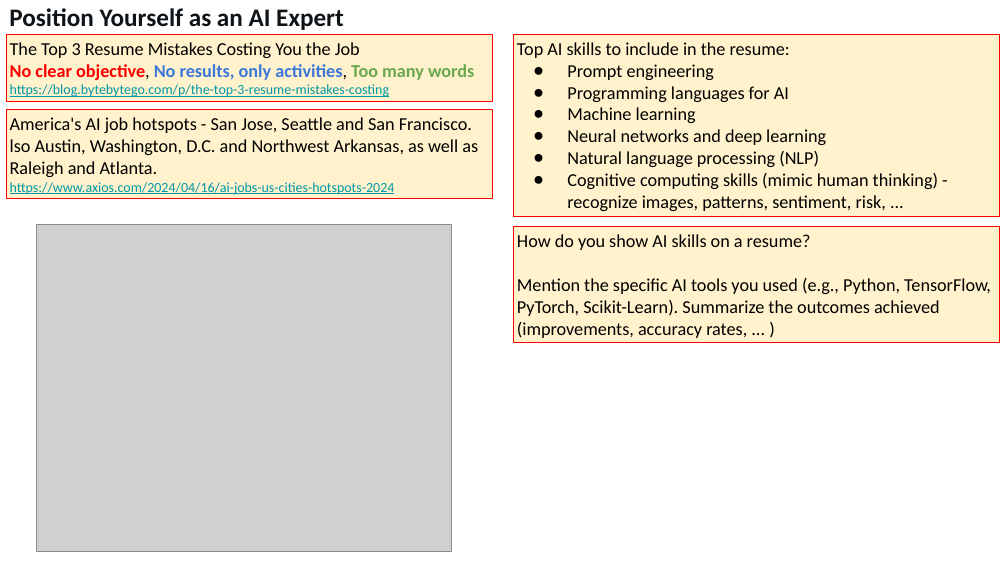
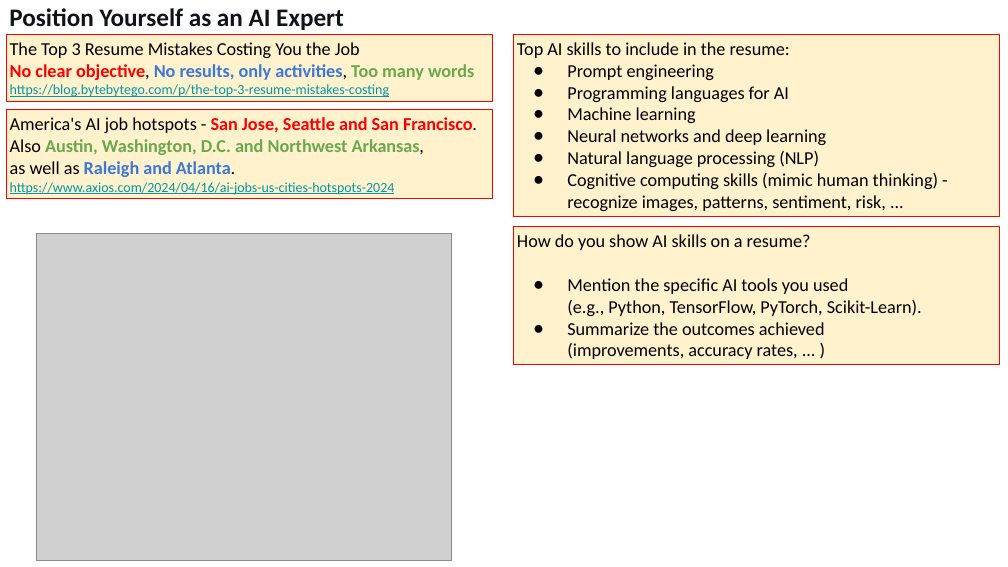
Before and after one commit to lselector/seminar, a slide deck: slide 17 of 2024/2024-04-19-AI-Updates.pptx. Drawn at 1008x567 pixels with LibreOffice and Linux fonts; fonts in the diff are those of the drawing; grey boxes stand for pictures. Boxes give left, top, right and bottom in pixels: in the first picture for what was removed or moved away, otherwise in the second. Text is boxed around its words. In the diff, an @@ line names an element or a change of style, - is before the commit and + after.

```diff
--- a/2024/2024-04-19-AI-Updates.pptx
+++ b/2024/2024-04-19-AI-Updates.pptx
@@ text in rectangle at (10,117,477,133): text colour #000000 to #FF0000, bold on in "San Jose, Seattle and San Francisco." @@
@@ text in rectangle at (10,139,424,177): text changed; text colour #000000 to #6AA84F; bold on @@
-lso Austin, Washington, D.C. and Northwest Arkansas, as well as Raleigh and Atlanta.
+Also Austin, Washington, D.C. and Northwest Arkansas,
+as well as Raleigh and Atlanta.
@@ picture: place and size @@
-picture at (36,225,453,551)
+picture at (36,234,453,560)
@@ rectangle "How do you show AI ...": place and size @@
-rectangle "How do you show AI ..." at (514,227,1000,343)
+rectangle "How do you show AI ..." at (514,227,1000,365)
@@ text in rectangle at (567,278,922,359): text changed @@
-Mention the specific AI tools you used (e.g., Python, TensorFlow, PyTorch, Scikit-Learn). Summarize the outcomes achieved (improvements, accuracy rates, ... )
+● Mention the specific AI tools you used
+  (e.g., Python, TensorFlow, PyTorch, Scikit-Learn).
+● Summarize the outcomes achieved
+  (improvements, accuracy rates, ... )
```
Also in this commit, not shown: 14 other slides changed.
